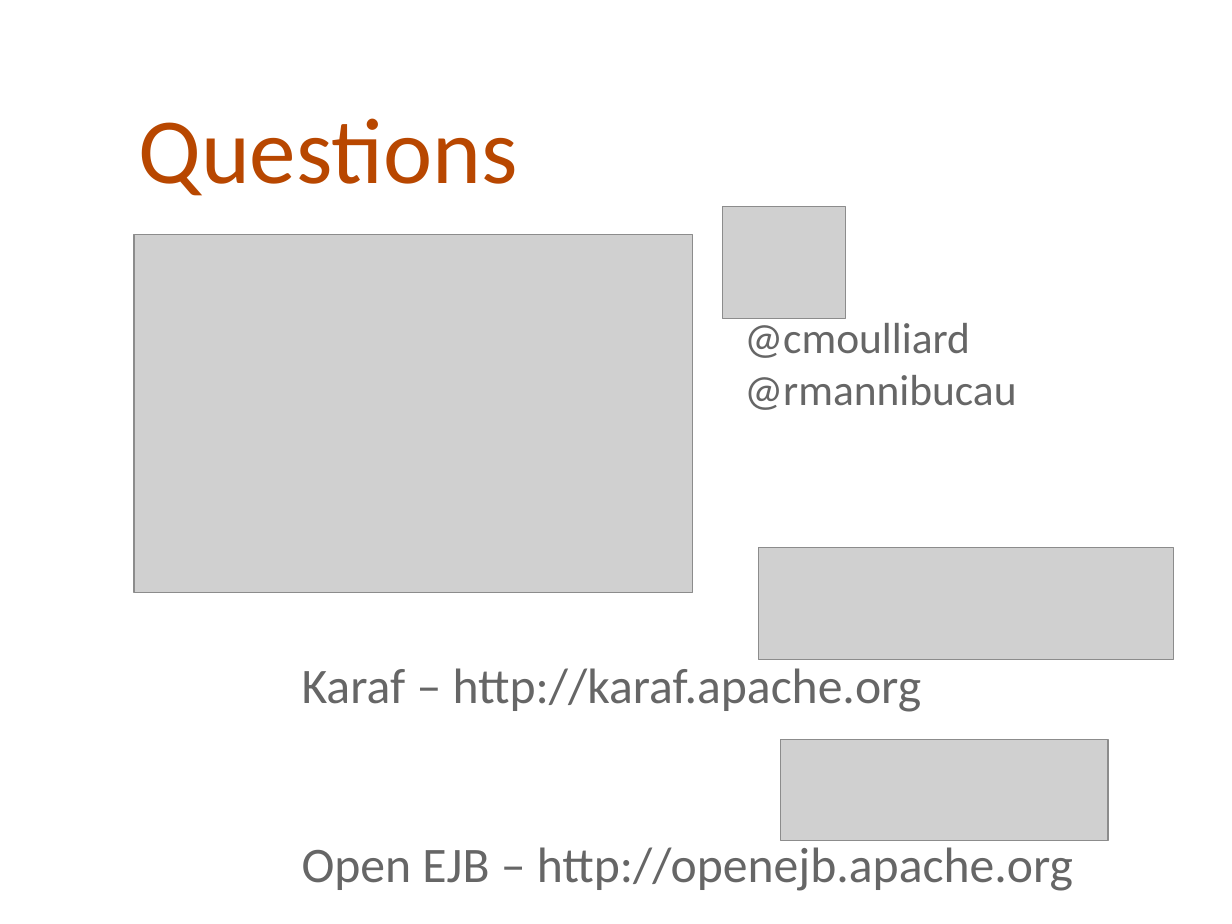
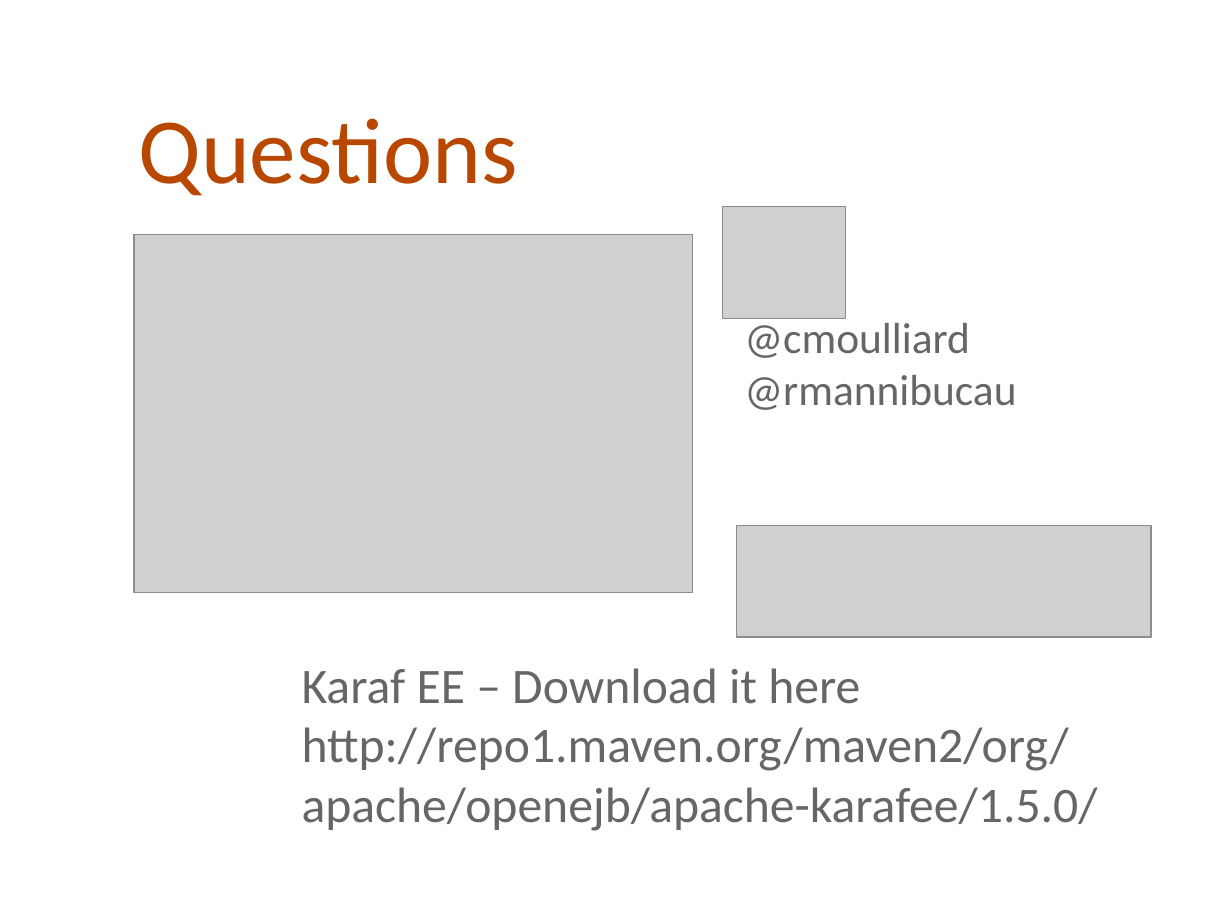
Before and after one commit to cmoulliard/apachecon-2012, a slide deck: slide 44 of karaf-ee-apachecon_eu_2012.odp (slide 42 before the commit). Drawn at 1232x924 pixels with LibreOffice and Linux fonts; fonts in the diff are those of the drawing; grey boxes stand for pictures; background and template pictures are left out. Boxes give left, top, right and bottom in pixels: in the first picture for what was removed or moved away, otherwise in the second. Text is boxed around its words. In the diff, an @@ line names an element or a change of style, - is before the commit and + after.

```diff
--- a/karaf-ee-apachecon_eu_2012.odp
+++ b/karaf-ee-apachecon_eu_2012.odp
@@ picture: place and size @@
-picture at (759,548,1174,660)
+picture at (737,525,1152,637)
@@ text at (302,668,1098,831): text changed @@
-Karaf – http://karaf.apache.org
-Open EJB – http://openejb.apache.org
+Karaf EE – Download it here
+http://repo1.maven.org/maven2/org/apache/openejb/apache-karafee/1.5.0/
@@ picture removed at (781,740,1109,841) @@
```
Also in this commit, not shown: 27 other slides changed, 7 slides added, 5 slides removed.
